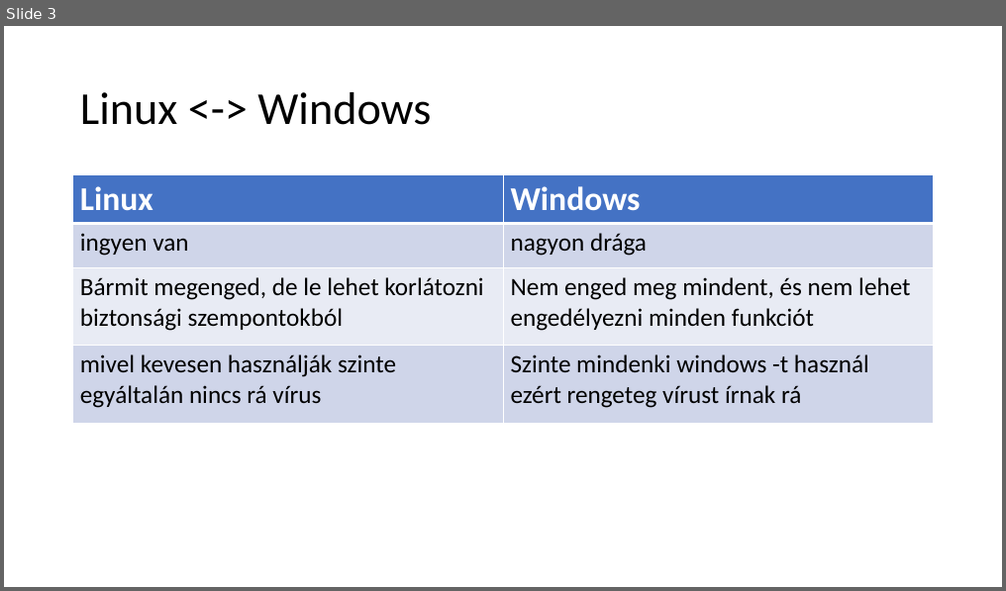
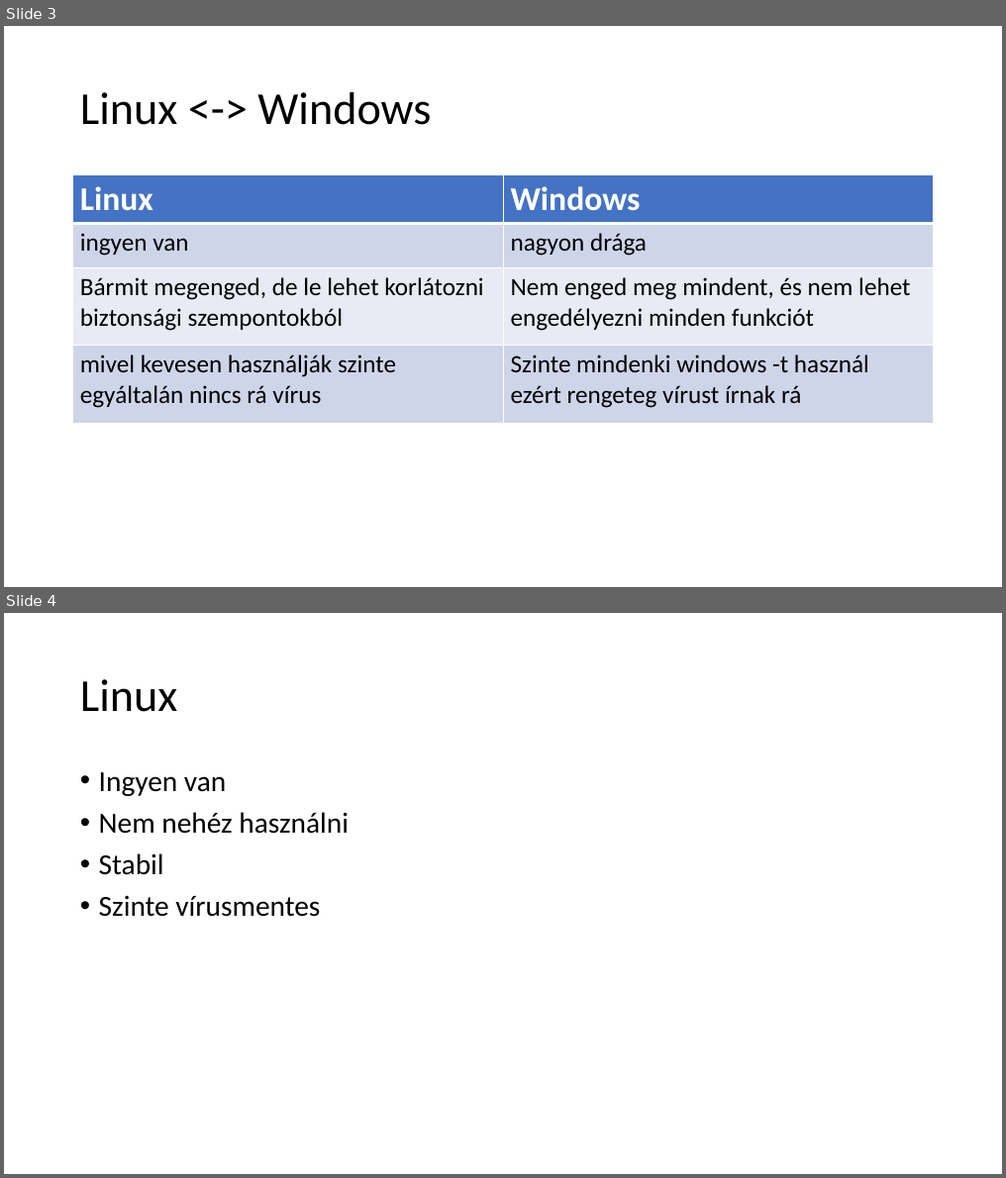
Before and after one commit to PuliCsirke/Penguin-electronicks, a slide deck: Penguin electronicks.pptx. Shown one above the other, each under a label of ours: slide 3 before the commit, slides 3 and 4 after it. The pictures are 1006x591 and 1006x1178 pixels, drawn with LibreOffice and Linux fonts; fonts in the diff are those of the drawing. Boxes give left, top, right and bottom in pixels: in the first picture for what was removed or moved away, otherwise in the second. Text is boxed around its words. In the diff, an @@ line names an element or a change of style, - is before the commit and + after.

Commit message:
Linux bemutatás dia elkezdve

```diff
--- a/Penguin electronicks.pptx
+++ b/Penguin electronicks.pptx
@@ slide 4 added at [4, 613, 1002, 1174], background #FFFFFF @@
@@ title added at [80, 679, 177, 712], 44 pt, text #000000 @@
+Linux
@@ text added at [99, 772, 349, 917], 28 pt, text #000000 @@
+• Ingyen van
+• Nem nehéz használni
+• Stabil
+• Szinte vírusmentes
```
